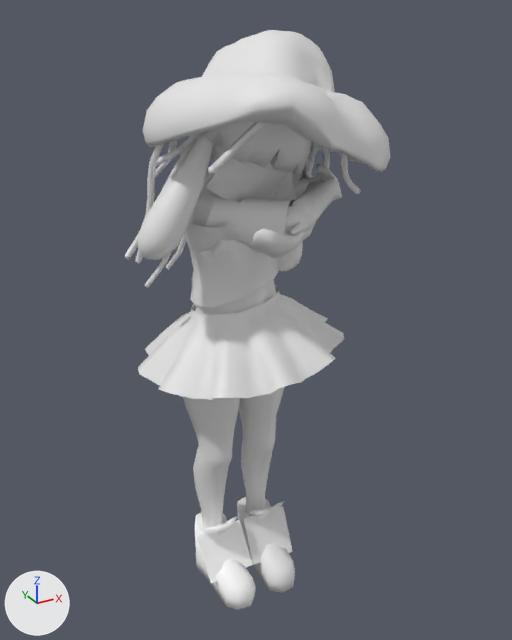
The glTF model Models/JFG/models/jelly_fish_girl_IK.glb as it was, and as the next commit left it.
The view is the same before and after, from a 50 mm lens placed at (-1.35, -3.1, 2.7), pointed at (0.06, -0.54, 1.42). Arrows for +X, +Y and +Z are at lower left; the lights stay in place. Both versions are drawn at frame 43 of the action 'Hug'; the numbers are the values there.

The first picture shows 'Body', 'Head', 'Shirt', 'face', 'hair', 'hair_ears', 'hair_ears.001', 'hat', 'shoes', 'shoes.001', 'skirt', 'tentacle_hair.013'.
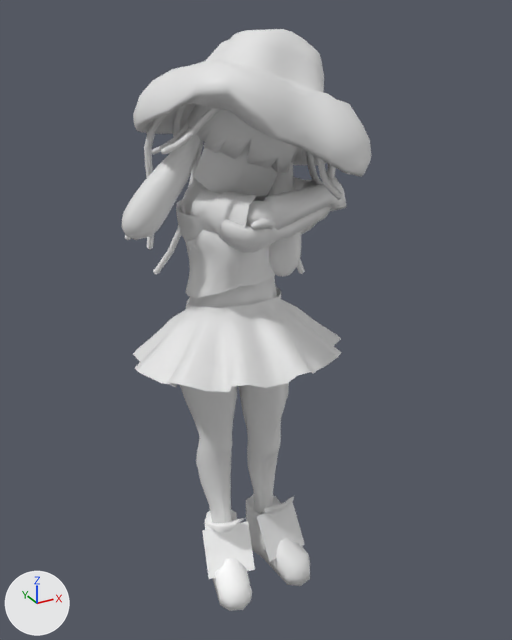
Pixel boxes (x1, y1, x2, y2) of what changed, in the pictures (512 x 640 px):
'hat', posed: before (143, 30, 390, 172); after (133, 29, 371, 177)
'Body', posed: before (183, 162, 342, 530); after (180, 170, 347, 523)
'skirt', posed (9% shorter): before (138, 286, 344, 401); after (133, 287, 342, 392)
'Shirt', posed (15% wider, 10% shorter): before (183, 173, 305, 308); after (176, 177, 316, 299)
'hair_ears.001', posed (11% shorter): before (137, 134, 213, 260); after (122, 128, 202, 240)
'tentacle_hair.013', posed (8% narrower): before (125, 122, 361, 288); after (125, 105, 343, 274)
'shoes.001', posed (10% wider): before (237, 496, 295, 593); after (246, 494, 310, 586)
'hair', posed: before (193, 119, 312, 175); after (187, 104, 303, 173)
'shoes', posed (13% narrower): before (195, 512, 256, 610); after (202, 510, 255, 611)
'face', posed: before (206, 158, 288, 202); after (193, 138, 278, 195)
'hair_ears', posed: before (269, 172, 303, 271); after (268, 162, 301, 277)
bone 'Spine', root to tip: before (234, 316) to (229, 276); after (234, 316) to (231, 275)
bone 'Left leg', root to tip: before (258, 340) to (261, 439); after (260, 346) to (266, 441)
bone 'Left knee', root to tip: before (261, 439) to (253, 519); after (266, 441) to (262, 516)
bone 'Left ankle', root to tip: before (253, 519) to (273, 560); after (262, 516) to (287, 555)
bone 'Right leg', root to tip: before (210, 351) to (216, 453); after (206, 344) to (216, 443)
bone 'Right knee', root to tip: before (216, 453) to (211, 534); after (216, 443) to (222, 531)
bone 'Right ankle', root to tip: before (211, 534) to (230, 577); after (222, 531) to (230, 577)

The edits, one by one:
Bone 'Hips' (bone_hips) moves from (0.0, -0.002, 0.433) to (0.0, -0.002, 0.432).
Bone 'Hips' (bone_hips) turns from (5, 0, 0) to (5, -30, -3) degrees about its own x, y and z.
Bone 'Spine' (bone_spine) turns from (-9, 22, 1) to (-13, 31, -1) degrees about its own x, y and z.
Bone 'Left leg' (bone_left_leg) turns from (0, 0, 11) to (-7, -31, 8) degrees about its own x, y and z.
Bone 'Left knee' (bone_left_knee) turns from (0, 0, 8) to (0, 0, 6) degrees about its own x, y and z.
Bone 'Left ankle' (bone_left_ankle) turns from (0, 0, 2) to (-4, -6, 4) degrees about its own x, y and z.
Bone 'Right leg' (bone_right_leg) turns from (0, 0, -11) to (7, -29, -12) degrees about its own x, y and z.
Bone 'Right knee' (bone_right_knee) turns from (0, 0, -9) to (0, 0, 0) degrees about its own x, y and z.
Bone 'Right ankle' (bone_right_ankle) turns from (0, 0, -2) to (-15, 4, 5) degrees about its own x, y and z.
